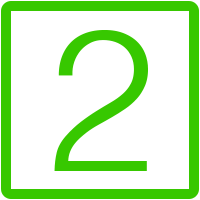
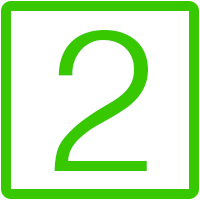
The second 200x200 image is a revision of the first. Changes to its layers:
pixels changed over bbox(54, 30, 148, 171) (layer not identified)
